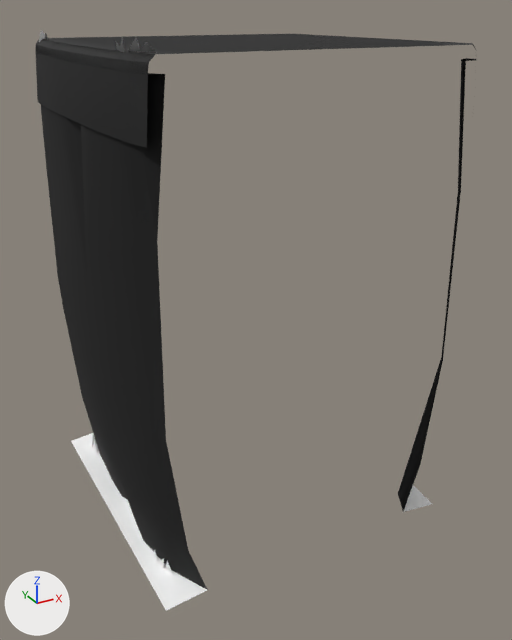
Two versions of the glTF model web/public/assets/acnh/cliff/4-b-1.glb, one commit apart.
Rendered twice from a 50 mm camera at (-10.14, -19.72, 0.87) aimed at (0.28, -0.78, -8.6). Every picture has the same lights, and +X, +Y and +Z are marked at lower left. The older version comes first. Where no turn or scale is listed for an object, it has been applied to the vertices. Vertices at exactly the same position are counted once.

Names of what the first picture shows: 'CliffB__mCliff', 'GrassB_1__mGrass', 'GrassOP_1__mGrassCliffXlu', 'GrassT__mGrass', 'PGrassBB__mProcGrass'.
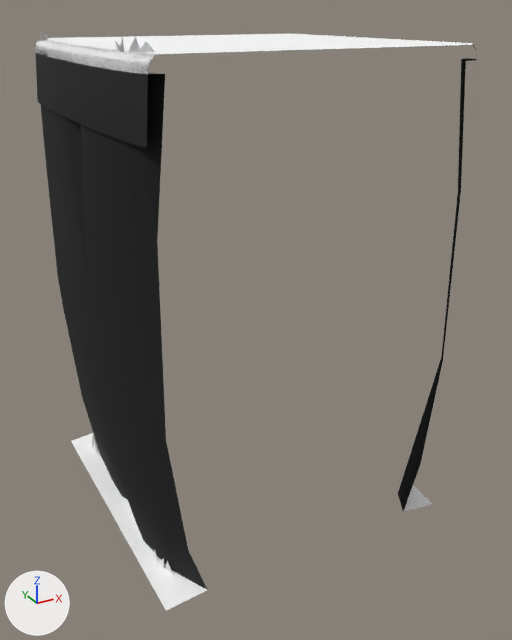
Patch to the scene script:
```diff
--- a/web/public/assets/acnh/cliff/4-b-1.glb.py
+++ b/web/public/assets/acnh/cliff/4-b-1.glb.py
@@ me_grasst__mgrass_mesh @@
 me_grasst__mgrass_mesh.from_pydata(...)  # 40 vertices, 55 faces; spans x -4.96..5.0, y -5.0..5.0, z -0.39..0.0
-me_grasst__mgrass_mesh.materials.append(mat_mgrass_001)
+me_grasst__mgrass_mesh.materials.append(mat_mgrass)  # white #ffffff
@@ me_pgrassbb__mprocgrass_mesh @@
 me_pgrassbb__mprocgrass_mesh.from_pydata(...)  # 33 vertices, 11 faces; spans x -4.7..-4.0, y -4.3..4.7, z -15.0..0.3
 # used by ob_pgrassbb__mprocgrass; location = (0.0, 0.0, 0.0)
+# me_pgrassbb__mprocgrass_mesh part 1: vertex colours changed
 me_pgrassbb__mprocgrass_mesh.materials.append(mat_mprocgrass)
```

Location of each change, [x1, y1, x2, y2] in pixels of the pictures (512 x 640 px):
'GrassT__mGrass', recoloured (lighter)
    both: [35, 34, 475, 75]
'PGrassBB__mProcGrass', recoloured
    both: [39, 31, 155, 53]
